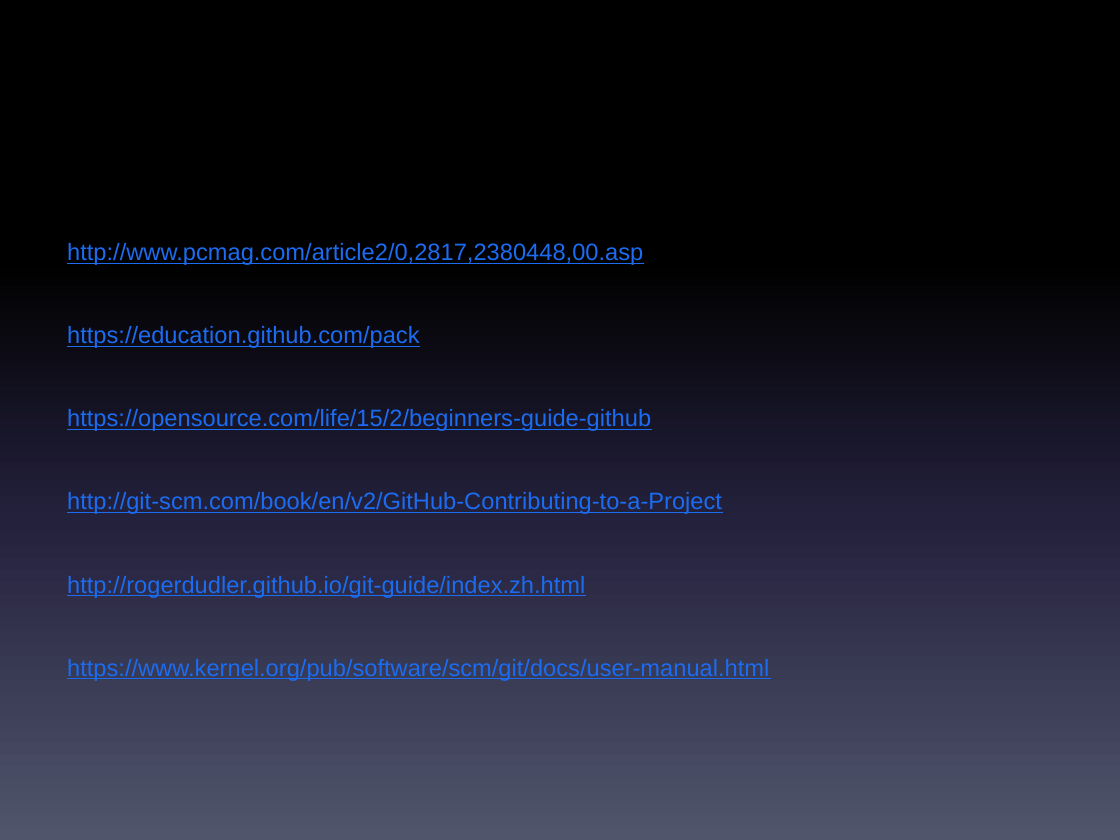
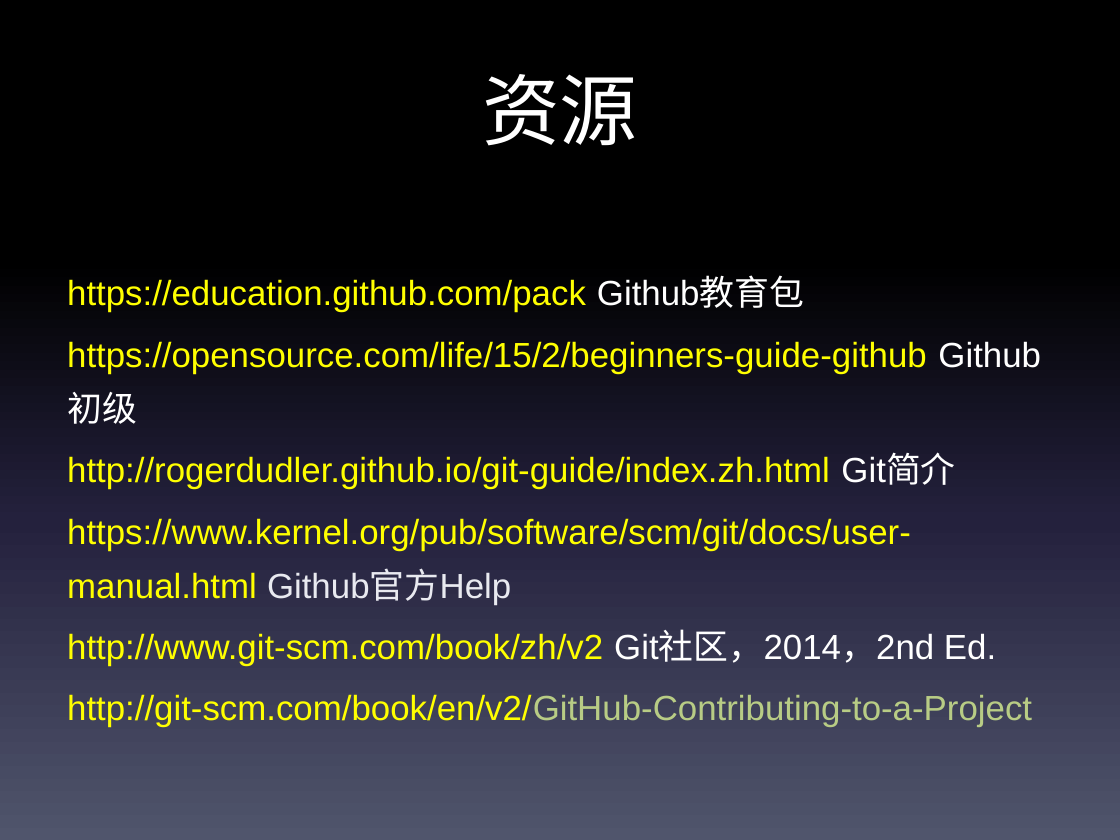
Before and after one commit to bhsei/ppt, a slide deck: slide 13 of 工具介绍和制品管理.pptx. Drawn at 1120x840 pixels with LibreOffice and Linux fonts; fonts in the diff are those of the drawing. Boxes give left, top, right and bottom in pixels: in the first picture for what was removed or moved away, otherwise in the second. Text is boxed around its words. In the diff, an @@ line names an element or a change of style, - is before the commit and + after.

Commit message:
资料links更新
加入pro git的书

```diff
--- a/工具介绍和制品管理.pptx
+++ b/工具介绍和制品管理.pptx
@@ title added at bbox=[482, 74, 638, 146], 50 pt, text #FFFFFF @@
+资源
@@ text at bbox=[67, 277, 996, 666]: text changed; size 15.2 to 22.4 pt; text colour #1C6CF1 to #FFFF00 @@
-http://www.pcmag.com/article2/0,2817,2380448,00.asp
-https://education.github.com/pack
-https://opensource.com/life/15/2/beginners-guide-github
+https://education.github.com/pack Github教育包
+https://opensource.com/life/15/2/beginners-guide-github Github初级
+http://rogerdudler.github.io/git-guide/index.zh.html Git简介
+https://www.kernel.org/pub/software/scm/git/docs/user-manual.html Github官方Help
+http://www.git-scm.com/book/zh/v2 Git社区，2014，2nd Ed.
@@ text at bbox=[67, 576, 769, 681]: paragraphs removed @@
-http://rogerdudler.github.io/git-guide/index.zh.html
-https://www.kernel.org/pub/software/scm/git/docs/user-manual.html
@@ text at bbox=[67, 694, 1032, 727]: size 15.2 to 22.4 pt, text colour #1C6CF1 to #FFFF00, text colour #1C6CF1 to #B8CC85, underline off in "http://git-scm.com/book/en/v2/GitHub-Contributing-to-a-Proje ..."; more space between paragraphs @@
```
